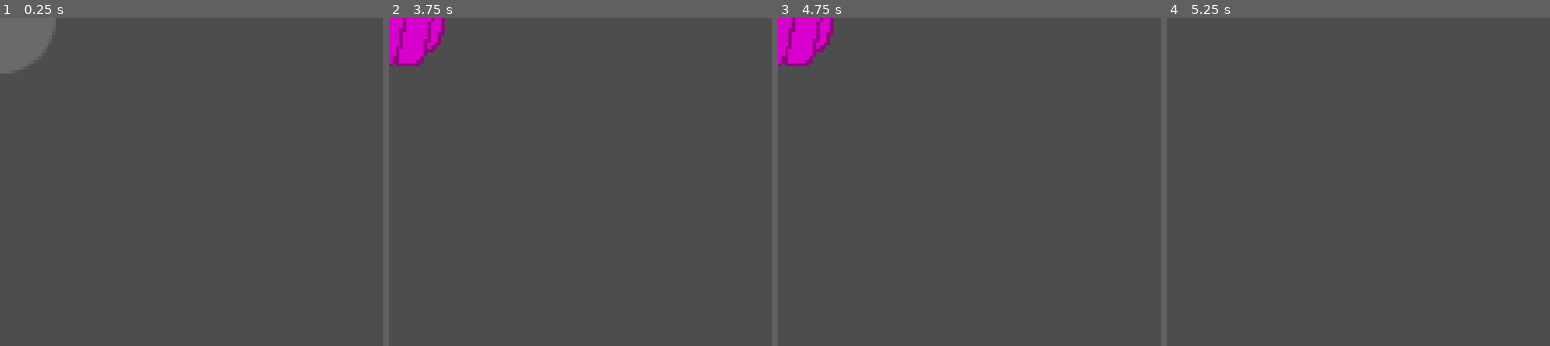
Above: before the commit, frames 1-4 (left to right).
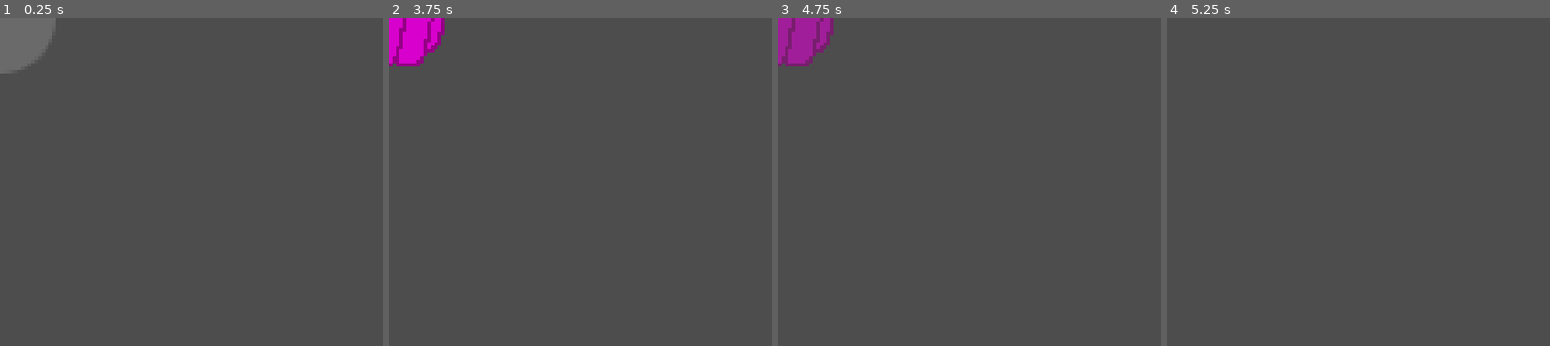
Above: after the commit, the same moments.

Repository: mmalkindi/gladiator
Game: Godot game, scene res://scenes/entities/enemy0/stomp_attack.tscn
The game is run twice, just before and just after one commit, with the same random seed, the same clock (stepped at 60 frames per second) and the same inputs. This scene is started directly instead of the project's main scene.
Inputs:
- Up to frame 1 (0.25 s): no input
- Up to frame 2 (3.75 s): hold D (move_right) 0.53-1.28 s; hold Ctrl (heal) 0.53-1.28 s; hold S (move_down) 1.28-2.03 s; tap Space (interact) at 1.35, 2.85 s; hold D (move_right) 2.03-2.78 s; hold Ctrl (heal) 2.03-2.78 s; hold W (move_up) 2.78-3.53 s; tap Enter at 3.5 s; hold A (move_left) from 3.53 s (still down); hold Ctrl (heal) from 3.53 s (still down)
- Up to frame 3 (4.75 s): keep holding A (move_left); tap Space (interact) at 4.25, 4.35 s; release Ctrl (heal) at 4.28 s
- Up to frame 4 (5.25 s): release A (move_left) at 5.03 s; hold S (move_down) from 5.03 s (still down); hold Ctrl (heal) from 5.03 s (still down)

Frames 1-2 are identical in both runs. In frame 3, 1.8% of the frame differs, in the area x 0-15%, y 0-15%; in frame 4, nothing differs.

Commit message:
feat: add fadeout animation to boss attack

Diff:
--- a/scenes/entities/enemy0/stomp_attack.gd
+++ b/scenes/entities/enemy0/stomp_attack.gd
@@ -26,7 +26,9 @@
 	collission.set_deferred("disabled", false)
 	stomp_sfx.play()
 	linger_timer.start()
+	animplayer.play("fadeout")
 
 
 func _on_linger_timer_timeout() -> void:
+	animplayer.stop(false)
 	self.queue_free()
--- a/scenes/entities/enemy0/stomp_attack.tscn
+++ b/scenes/entities/enemy0/stomp_attack.tscn
@@ -6,6 +6,21 @@
 
 [sub_resource type="CircleShape2D" id="CircleShape2D_yf2ee"]
 radius = 60.2993
+
+[sub_resource type="Animation" id="Animation_iy4u7"]
+length = 0.001
+tracks/0/type = "value"
+tracks/0/imported = false
+tracks/0/enabled = true
+tracks/0/path = NodePath("Sprite2D:self_modulate")
+tracks/0/interp = 1
+tracks/0/loop_wrap = true
+tracks/0/keys = {
+"times": PackedFloat32Array(0),
+"transitions": PackedFloat32Array(1),
+"update": 0,
+"values": [Color(1, 1, 1, 0.498039)]
+}
 
 [sub_resource type="Animation" id="Animation_qh42l"]
 resource_name = "telegraph"
@@ -24,8 +39,9 @@
 "values": [Color(1, 1, 1, 1), Color(1, 1, 1, 0.156863), Color(1, 1, 1, 1)]
 }
 
-[sub_resource type="Animation" id="Animation_iy4u7"]
-length = 0.001
+[sub_resource type="Animation" id="Animation_pc8uq"]
+resource_name = "fadeout"
+length = 2.0
 tracks/0/type = "value"
 tracks/0/imported = false
 tracks/0/enabled = true
@@ -33,15 +49,16 @@
 tracks/0/interp = 1
 tracks/0/loop_wrap = true
 tracks/0/keys = {
-"times": PackedFloat32Array(0),
-"transitions": PackedFloat32Array(1),
+"times": PackedFloat32Array(0, 2),
+"transitions": PackedFloat32Array(6.06285, 1),
 "update": 0,
-"values": [Color(1, 1, 1, 0.498039)]
+"values": [Color(1, 1, 1, 1), Color(1, 1, 1, 0)]
 }
 
 [sub_resource type="AnimationLibrary" id="AnimationLibrary_gowab"]
 _data = {
 "RESET": SubResource("Animation_iy4u7"),
+"fadeout": SubResource("Animation_pc8uq"),
 "telegraph": SubResource("Animation_qh42l")
 }
 
Not shown: 1 places in scenes/entities/enemy0/stomp_attack.tscn that only renumber resources
